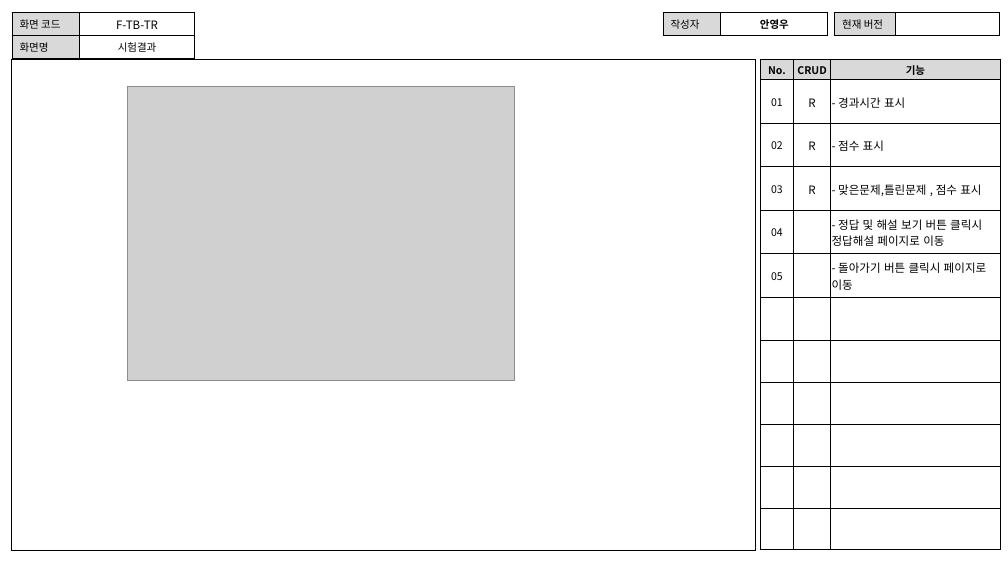
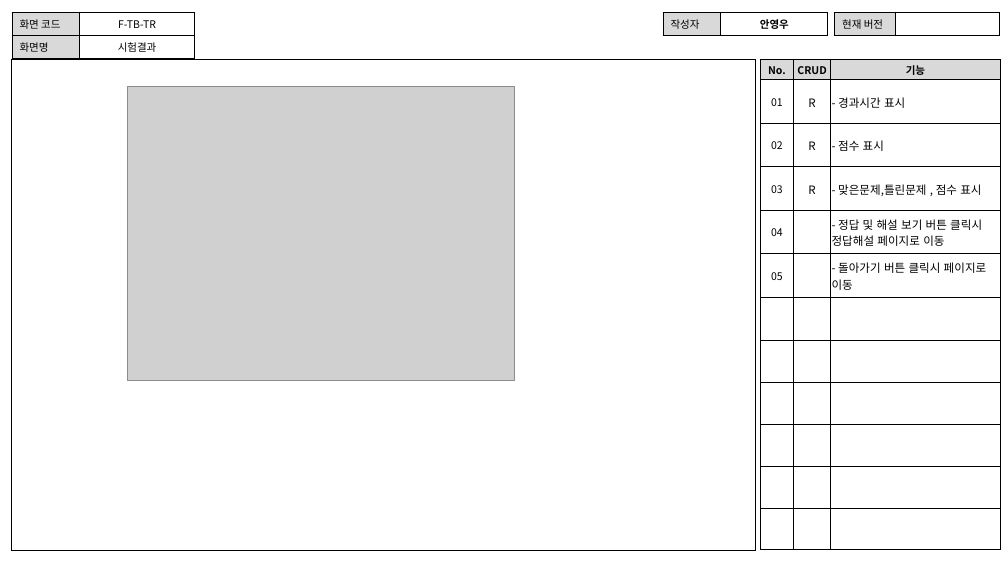
Before and after one commit to index506/cosmo6th_3thGroup, a slide deck: slide 4 of Text/02.화면설계도/3th_Project_화면 설계도(영우).pptx. Drawn at 1008x567 pixels with LibreOffice and Linux fonts; fonts in the diff are those of the drawing; grey boxes stand for pictures. Boxes give left, top, right and bottom in pixels: in the first picture for what was removed or moved away, otherwise in the second. Text is boxed around its words. In the diff, an @@ line names an element or a change of style, - is before the commit and + after.

```diff
--- a/Text/02.화면설계도/3th_Project_화면 설계도(영우).pptx
+++ b/Text/02.화면설계도/3th_Project_화면 설계도(영우).pptx
@@ table at (x1=12, y1=13, x2=194, y2=56) @@
@@ size 11 to 10 pt in "F-TB-TR" @@
```
Also in this commit, not shown: 8 other slides changed, 2 other files.
